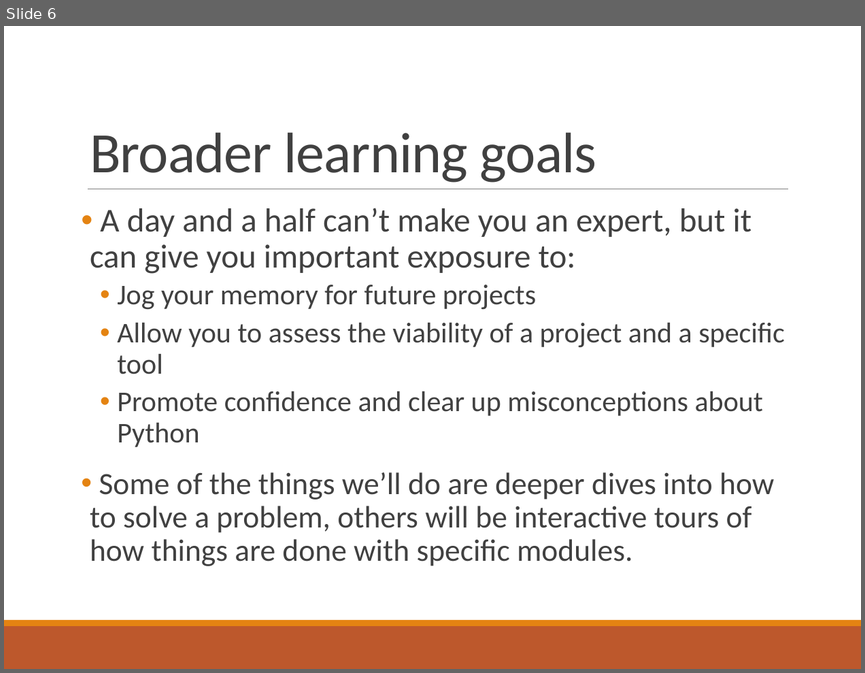
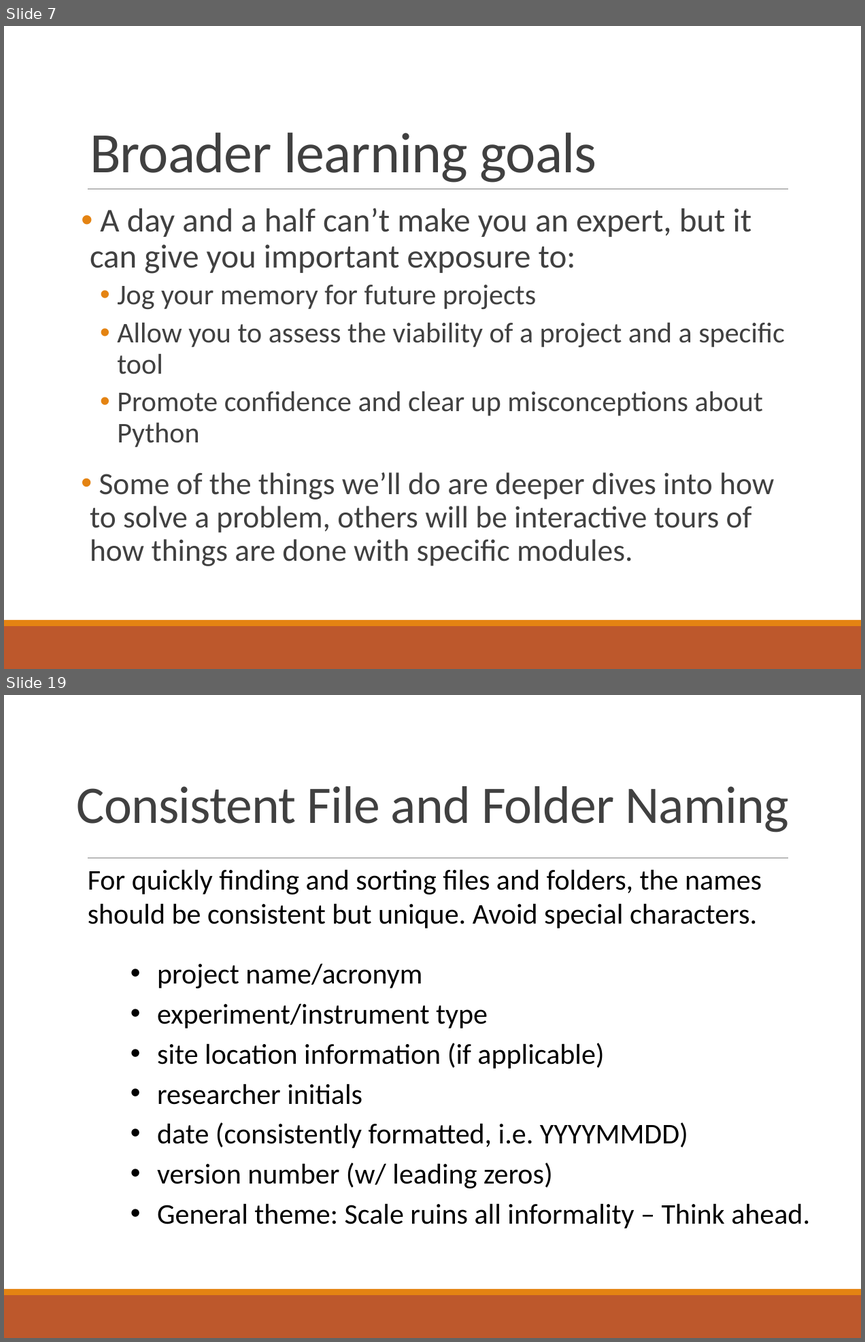
Before and after one commit to elliewix/RAILS-intermed-python-april-2018, a slide deck: RAILS.pptx. Shown one above the other, each under a label of ours: slide 6 before the commit, slides 7 and 19 after it; the slides between them are not shown. The pictures are 865x673 and 865x1342 pixels, drawn with LibreOffice and Linux fonts; fonts in the diff are those of the drawing. Boxes give left, top, right and bottom in pixels: in the first picture for what was removed or moved away, otherwise in the second. Text is boxed around its words. In the diff, an @@ line names an element or a change of style, - is before the commit and + after.

Commit message:
finished slides

```diff
--- a/RAILS.pptx
+++ b/RAILS.pptx
@@ slide 19 added at <box>4,695,861,1338</box>, background #FFFFFF; not listed: 3 template elements that a slide beside it also shows @@
@@ text added at <box>77,786,789,832</box>, 44.4 pt, text #404040 @@
+Consistent File and Folder Naming
@@ text added at <box>88,869,810,1228</box>, 24 pt, text #000000 @@
+For quickly finding and sorting files and folders, the names should be consistent but unique. Avoid special characters.
+  • project name/acronym
+  • experiment/instrument type
+  • site location information (if applicable)
+  • researcher initials
+  • date (consistently formatted, i.e. YYYYMMDD)
+  • version number (w/ leading zeros)
+  • General theme: Scale ruins all informality – Think ahead.
@@ what was slide 6 is now slide 7 @@
```
Also in this commit, not shown: 49 other slides added.
